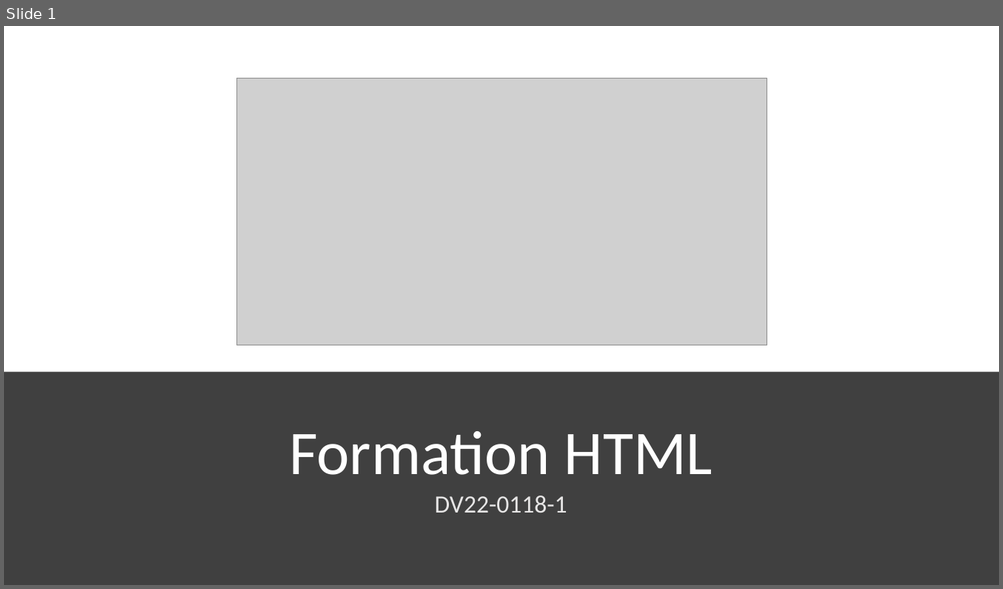
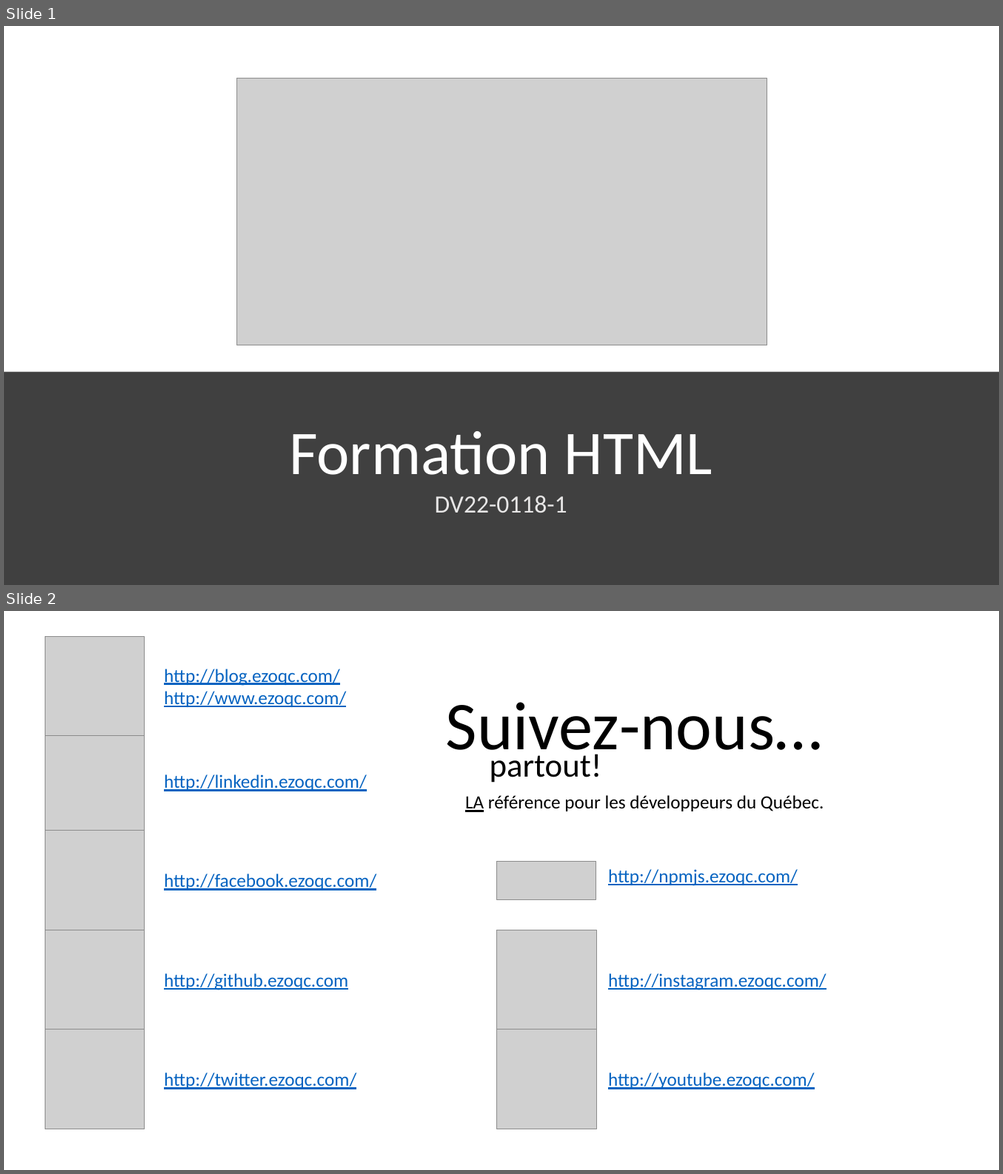
Before and after one commit to fragmatyc/SAAQ, a slide deck: HTML/1. Présentation/Cours HTML - v1.0.pptx. Shown one above the other, each under a label of ours: slide 1 before the commit, slides 1 and 2 after it. The pictures are 1003x589 and 1003x1174 pixels, drawn with LibreOffice and Linux fonts; fonts in the diff are those of the drawing; grey boxes stand for pictures. Boxes give left, top, right and bottom in pixels: in the first picture for what was removed or moved away, otherwise in the second. Text is boxed around its words. In the diff, an @@ line names an element or a change of style, - is before the commit and + after.

```diff
--- a/HTML/1. Présentation/Cours HTML - v1.0.pptx
+++ b/HTML/1. Présentation/Cours HTML - v1.0.pptx
@@ slide 2 added at <box>4,611,999,1170</box>, background #FFFFFF @@
@@ picture added at <box>45,636,145,735</box> @@
@@ text added at <box>164,669,346,707</box>, 18 pt, text #0563C1, underline @@
+http://blog.ezoqc.com/
+http://www.ezoqc.com/
@@ text added at <box>446,702,822,766</box>, 66 pt, text #000000 @@
+Suivez-nous…
@@ picture added at <box>45,731,145,830</box> @@
@@ text added at <box>489,749,602,783</box>, 32 pt, text #000000 @@
+partout!
@@ text added at <box>164,775,367,792</box>, 18 pt, text #0563C1, underline @@
+http://linkedin.ezoqc.com/
@@ text added at <box>465,795,823,812</box>, 18 pt, text #000000 @@
+LA référence pour les développeurs du Québec.
@@ picture added at <box>45,831,145,931</box> @@
@@ text added at <box>164,874,376,891</box>, 18 pt, text #0563C1, underline @@
+http://facebook.ezoqc.com/
@@ picture added at <box>497,861,597,900</box> @@
@@ text added at <box>608,869,797,886</box>, 18 pt, text #0563C1, underline @@
+http://npmjs.ezoqc.com/
@@ picture added at <box>45,931,145,1030</box> @@
@@ picture added at <box>497,931,597,1030</box> @@
@@ text added at <box>164,974,348,991</box>, 18 pt, text #0563C1, underline @@
+http://github.ezoqc.com
@@ text added at <box>608,974,826,991</box>, 18 pt, text #0563C1, underline @@
+http://instagram.ezoqc.com/
@@ picture added at <box>45,1030,145,1129</box> @@
@@ picture added at <box>497,1030,597,1129</box> @@
@@ text added at <box>164,1073,356,1090</box>, 18 pt, text #0563C1, underline @@
+http://twitter.ezoqc.com/
@@ text added at <box>608,1073,814,1090</box>, 18 pt, text #0563C1, underline @@
+http://youtube.ezoqc.com/
```
Also in this commit, not shown: 1 slide changed, 3 other slides added, 5 other files.
